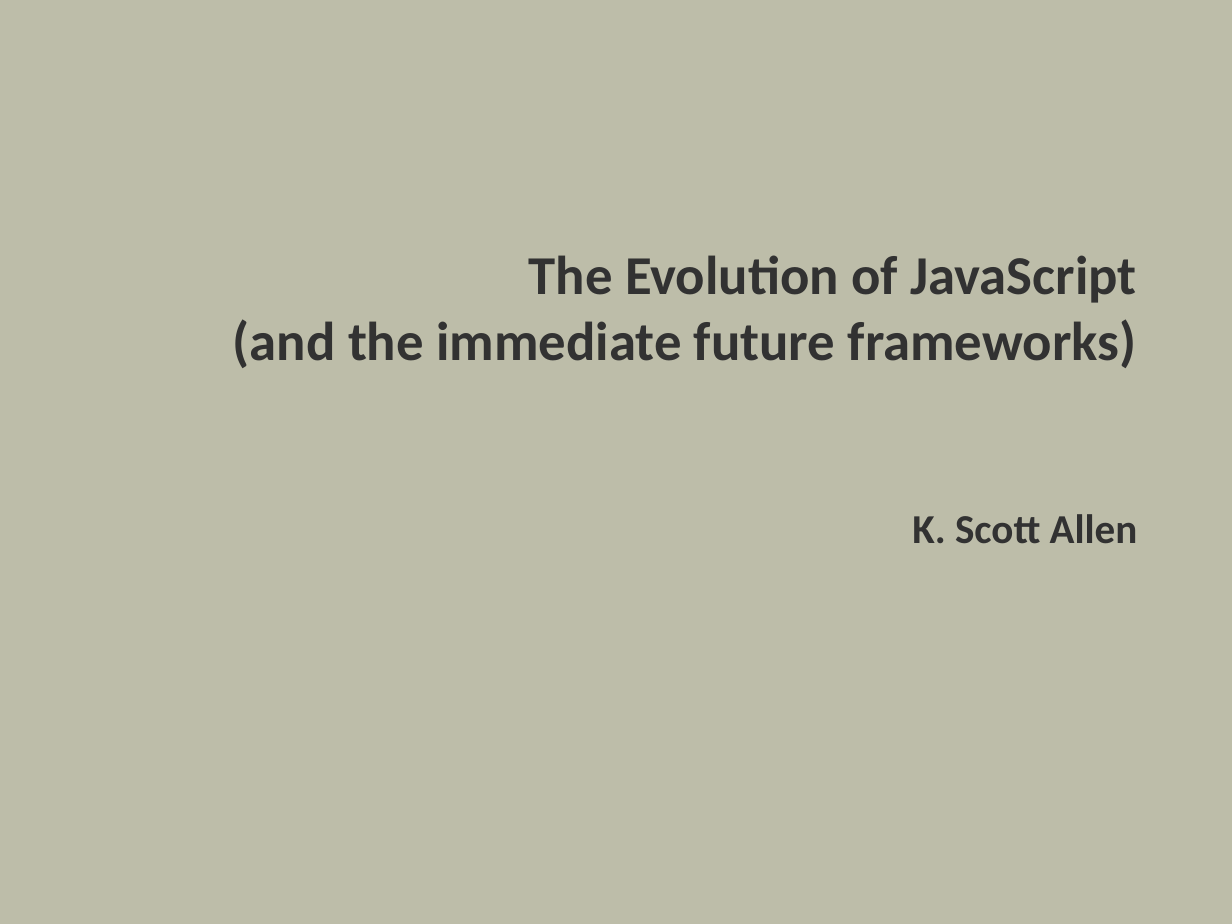
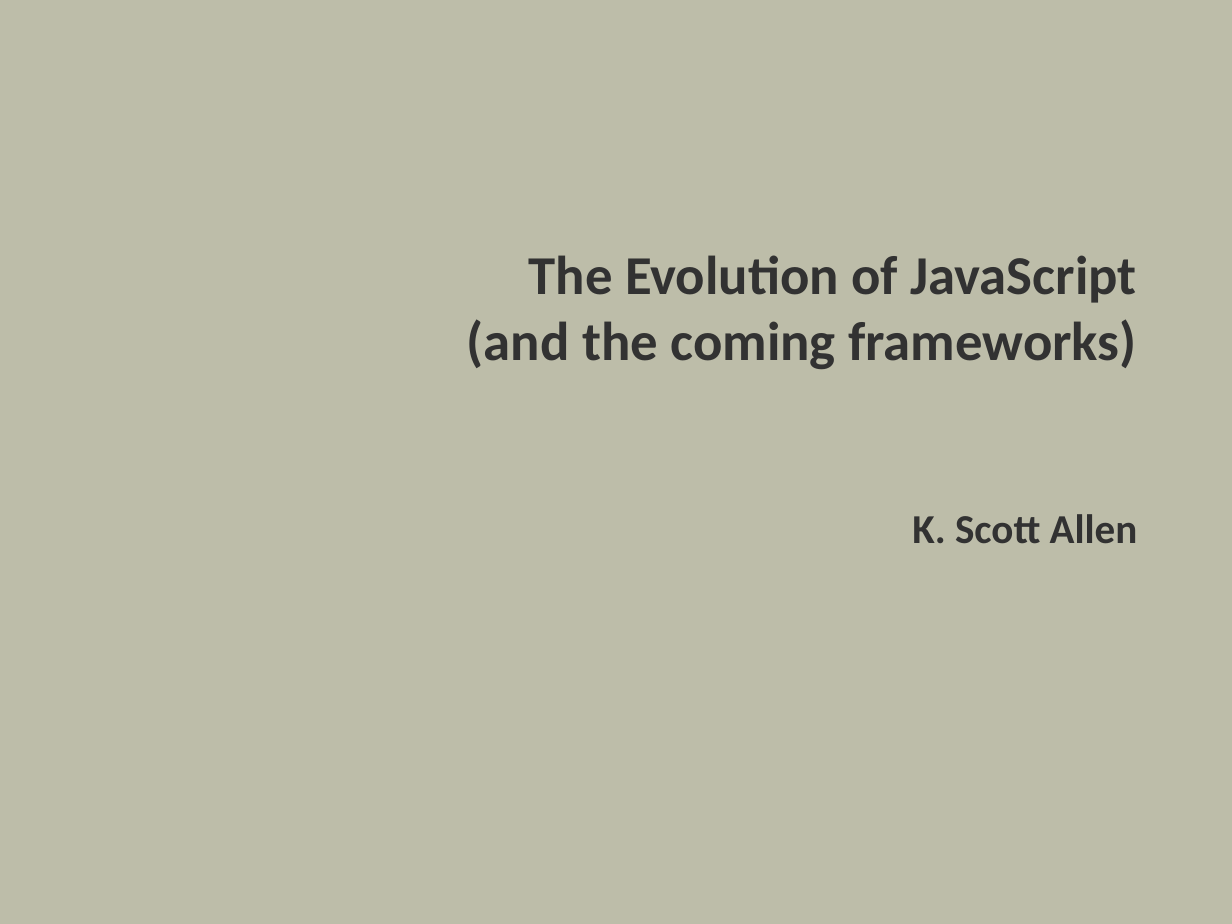
Before and after one commit to OdeToCode/classes, a slide deck: slide 1 of assorted/evolution_of_js.pptx. Drawn at 1232x924 pixels with LibreOffice and Linux fonts; fonts in the diff are those of the drawing; background and template pictures are left out. Boxes give left, top, right and bottom in pixels: in the first picture for what was removed or moved away, otherwise in the second. Text is boxed around its words. In the diff, an @@ line names an element or a change of style, - is before the commit and + after.

Commit message:
evolution of js

```diff
--- a/assorted/evolution_of_js.pptx
+++ b/assorted/evolution_of_js.pptx
@@ title at [467,255,1138,543]: text changed @@
-The Evolution of JavaScript
-(and the immediate future frameworks)
-K. Scott Allen
+The Evolution of JavaScript
+(and the coming frameworks)
+K. Scott Allen
```
